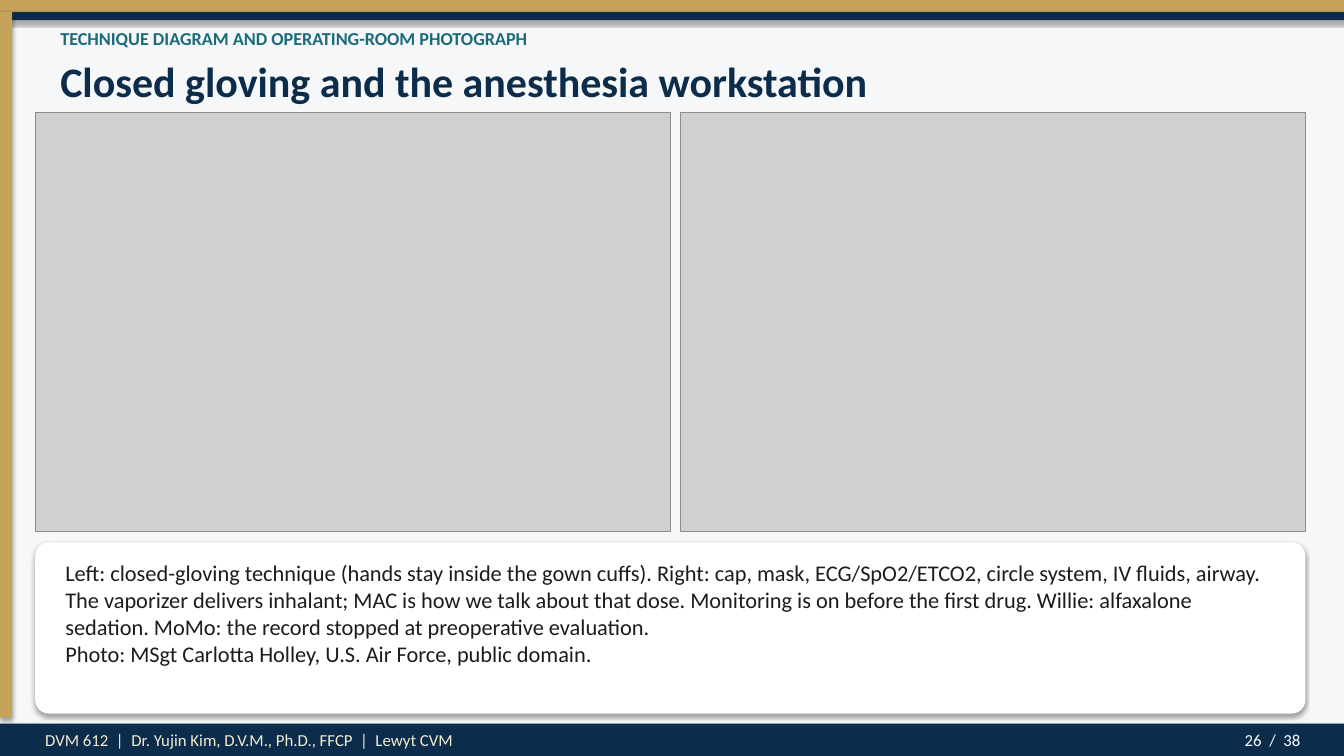
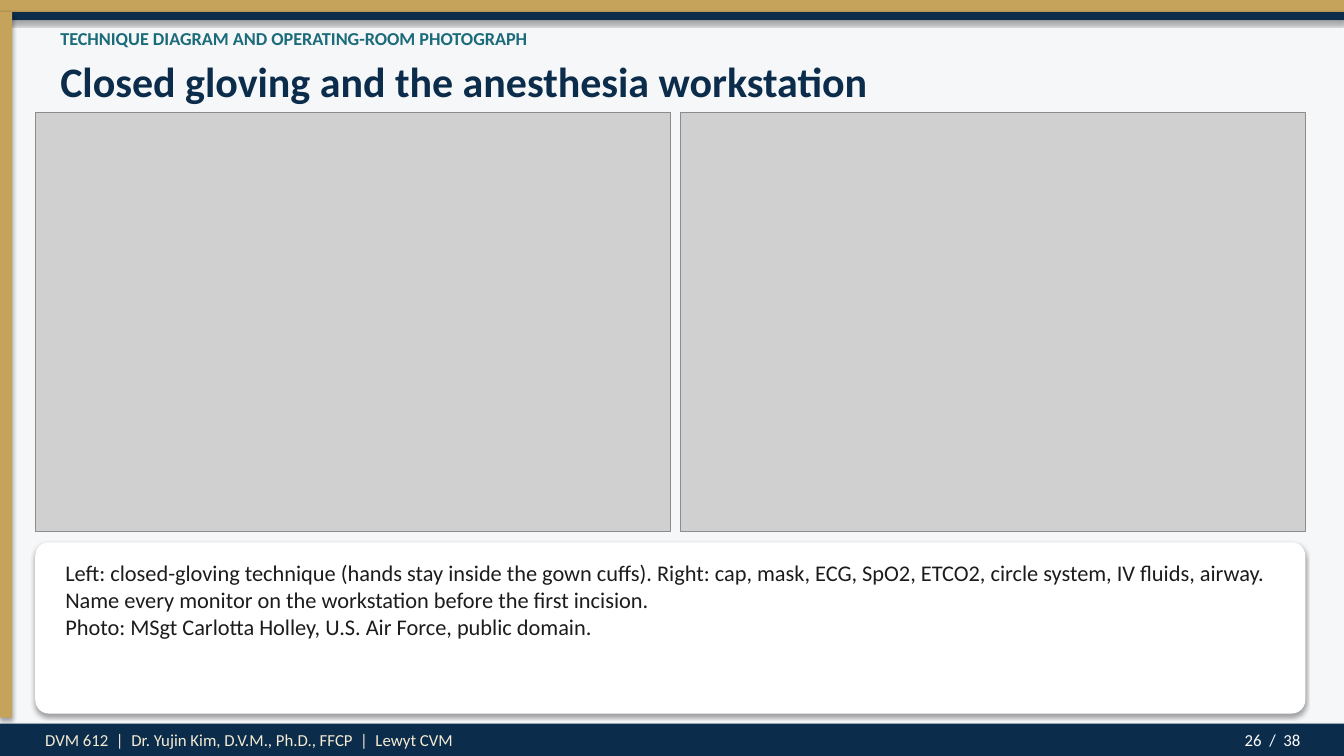
Before and after one commit to drkimvet/happycare, a slide deck: slide 26 of lectures/DVM-612_Week4_Preop_PatientPrep_Postop.pptx. Drawn at 1344x756 pixels with LibreOffice and Linux fonts; fonts in the diff are those of the drawing; grey boxes stand for pictures. Boxes give left, top, right and bottom in pixels: in the first picture for what was removed or moved away, otherwise in the second. Text is boxed around its words. In the diff, an @@ line names an element or a change of style, - is before the commit and + after.

```diff
--- a/lectures/DVM-612_Week4_Preop_PatientPrep_Postop.pptx
+++ b/lectures/DVM-612_Week4_Preop_PatientPrep_Postop.pptx
@@ text at (65, 565, 1264, 639): text changed @@
-Left: closed-gloving technique (hands stay inside the gown cuffs). Right: cap, mask, ECG/SpO2/ETCO2, circle system, IV fluids, airway. The vaporizer delivers inhalant; MAC is how we talk about that dose. Monitoring is on before the first drug. Willie: alfaxalone sedation. MoMo: the record stopped at preoperative evaluation.
-Photo: MSgt Carlotta Holley, U.S. Air Force, public domain.
+Left: closed-gloving technique (hands stay inside the gown cuffs). Right: cap, mask, ECG, SpO2, ETCO2, circle system, IV fluids, airway. Name every monitor on the workstation before the first incision.
+Photo: MSgt Carlotta Holley, U.S. Air Force, public domain.
```
Also in this commit, not shown: 20 other slides changed, 7 other files.
